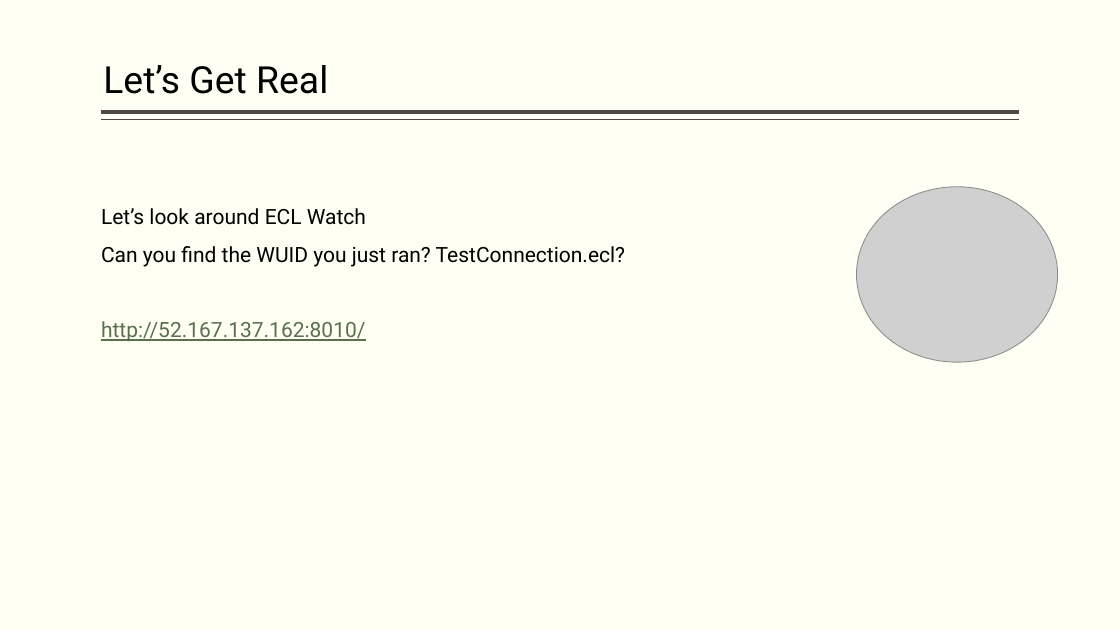
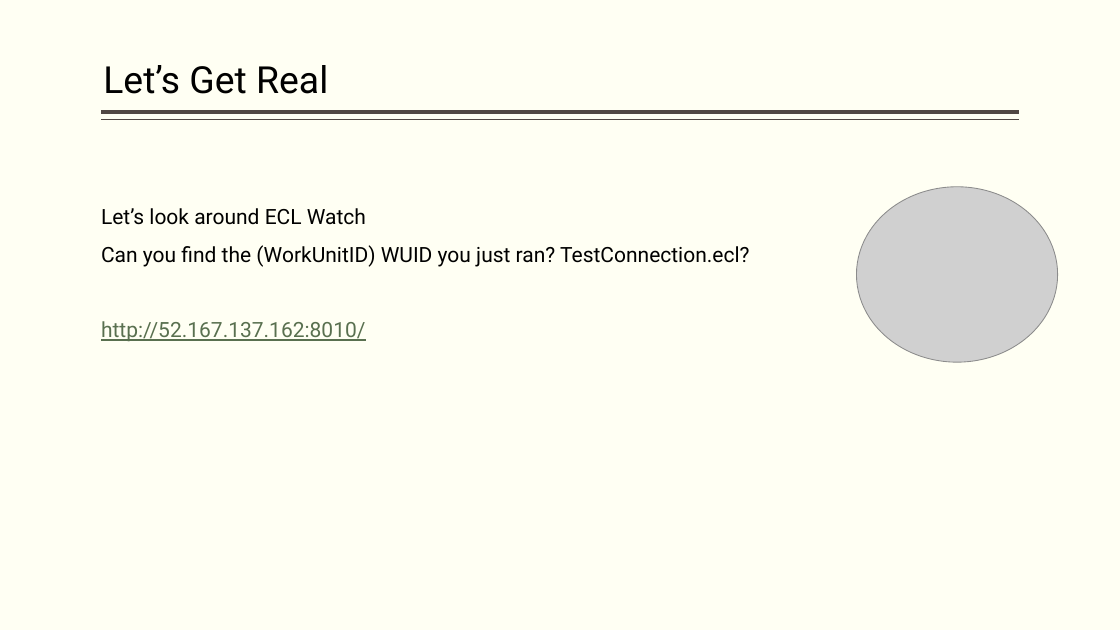
Before and after one commit to hpccsystems-solutions-lab/ScheduledFlights-Workshop, a slide deck: slide 33 of BigData-ECL.pptx (slide 31 before the commit). Drawn at 1120x630 pixels with LibreOffice and Linux fonts; fonts in the diff are those of the drawing; grey boxes stand for pictures. Boxes give left, top, right and bottom in pixels: in the first picture for what was removed or moved away, otherwise in the second. Text is boxed around its words. In the diff, an @@ line names an element or a change of style, - is before the commit and + after.

```diff
--- a/BigData-ECL.pptx
+++ b/BigData-ECL.pptx
@@ text at [101, 245, 749, 267]: text changed @@
-Can you find the WUID you just ran? TestConnection.ecl?
+Can you find the (WorkUnitID) WUID you just ran? TestConnection.ecl?
```
Also in this commit, not shown: 15 other slides changed, 3 slides added, 1 slide removed, 6 other files.
